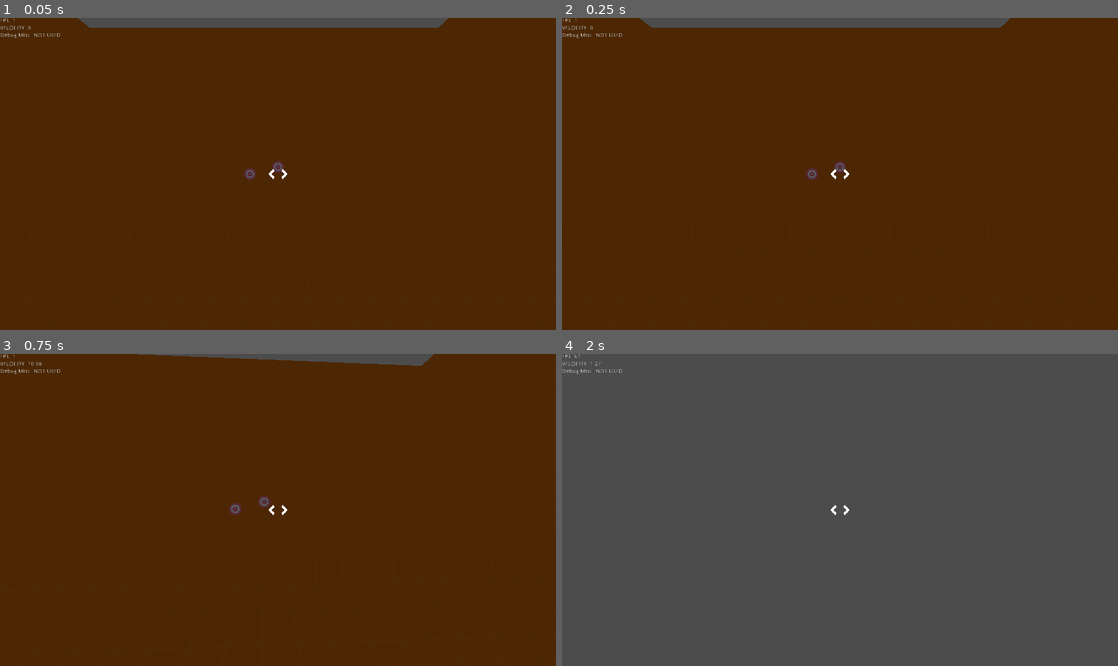
Above: before the commit, frames 1-4 (two rows, left to right).
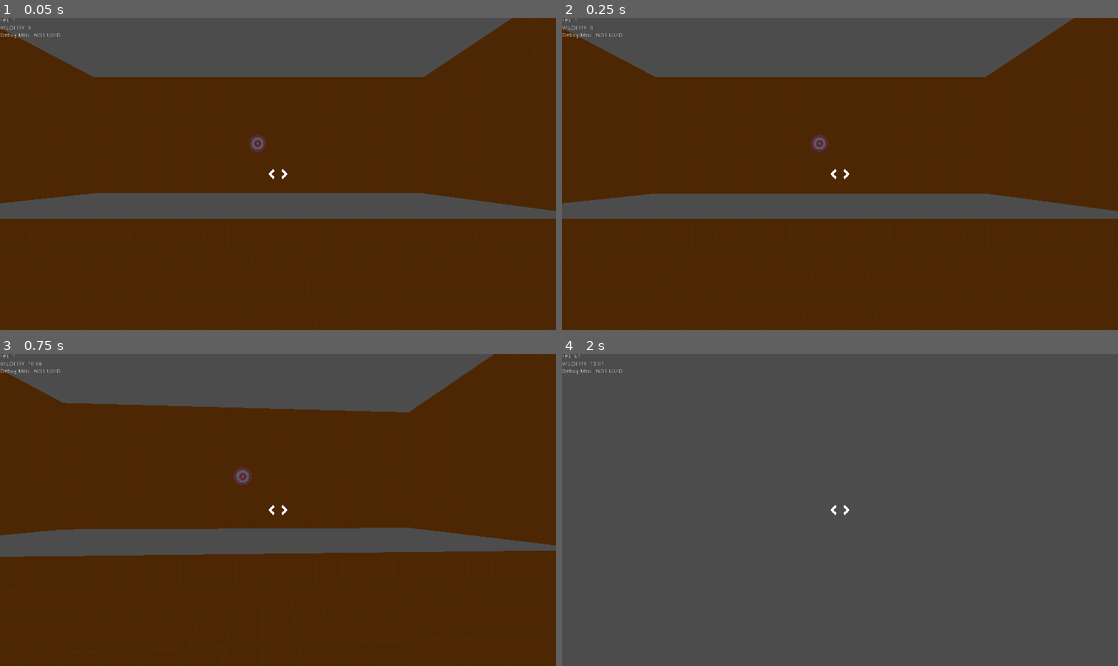
Above: after the commit, the same moments.

Repository: tengkuizdihar/competitive-fps
Game: Godot game, scene res://TestLevel.tscn
Two runs of this game, one before a commit and one after it. Both use one fixed random seed, a clock stepped at 60 frames per second and the inputs below.
Inputs (mouse positions are in pixels of both pictures, inside the frame that each line leads up to):
- Up to frame 1 (0.05 s): no input
- Up to frame 2 (0.25 s): no input
- Up to frame 3 (0.75 s): move the mouse to (305, 510) at 0.52 s; hold W (player_forward) from 0.53 s (still down); hold Ctrl (player_crouch) from 0.53 s (still down)
- Up to frame 4 (2 s): keep holding W (player_forward); tap Space (player_jump) at 0.77, 1.52 s; move the mouse to (812, 510) at 1.27 s; release Ctrl (player_crouch) at 1.28 s; click (812, 510) at 1.35 s

The runs differ from the first frame. In frame 1, 20% of the frame differs, in the area x 0-100%, y 0-65%; in frame 2, 20%; in frame 3, 20%; in frame 4, less than 0.1%.

Commit message:
change the map a bit with shooting gallery now

Diff:
--- a/compegodot/TestLevel.tscn
+++ b/compegodot/TestLevel.tscn
@@ -1,10 +1,10 @@
-[gd_scene load_steps=13 format=2]
+[gd_scene load_steps=14 format=2]
 
 [ext_resource path="res://Player.tscn" type="PackedScene" id=1]
 [ext_resource path="res://materials/LevelTestingMaterial.tres" type="Material" id=2]
 [ext_resource path="res://materials/LevelTestingMaterial2.tres" type="Material" id=3]
 [ext_resource path="res://materials/ObjectTestMaterial.tres" type="CubeMesh" id=4]
-[ext_resource path="res://world_item/ShootingTarget.tscn" type="PackedScene" id=5]
+[ext_resource path="res://world_item/RandomShootingGallery.tscn" type="PackedScene" id=6]
 
 [sub_resource type="PhysicsMaterial" id=1]
 rough = true
@@ -56,6 +56,9 @@
 [sub_resource type="CubeMesh" id=7]
 size = Vector3( 10, 2, 12 )
 
+[sub_resource type="BoxShape" id=8]
+extents = Vector3( 0.001, 4, 15 )
+
 [node name="TestLevel" type="Spatial"]
 
 [node name="CSGLevel" type="CSGCombiner" parent="."]
@@ -109,37 +112,48 @@
 depth = 5.0
 
 [node name="CSGBox2" type="CSGBox" parent="CSGLevel"]
-transform = Transform( 1, 0, 0, 0, 1, 0, 0, 0, 1, 33, 2.5, -1 )
+transform = Transform( 1, 0, 0, 0, 1, 0, 0, 0, 1, 42, 2.5, -13 )
 height = 4.0
 
+[node name="CSGBox5" type="CSGBox" parent="CSGLevel"]
+transform = Transform( 1, 0, 0, 0, 1, 0, 0, 0, 1, 47, 2.5, -13 )
+height = 4.0
+
+[node name="CSGBox6" type="CSGBox" parent="CSGLevel"]
+transform = Transform( 1, 0, 0, 0, 1, 0, 0, 0, 1, 52, 2.5, -13 )
+height = 4.0
+
 [node name="CrouchBridge" type="CSGBox" parent="CSGLevel"]
-transform = Transform( 1, 0, 0, 0, -4.37114e-08, 1, 0, -1, -4.37114e-08, 33, 5.4, 7.5 )
+transform = Transform( -4.37114e-08, -1, -4.37114e-08, 0, -4.37114e-08, 1, -1, 4.37114e-08, 1.91069e-15, 33, 5.4, -10.5 )
 width = 16.0
 height = 9.0
 depth = 1.0
-
-[node name="Pillar" type="CSGBox" parent="CSGLevel"]
-transform = Transform( 1, 0, 0, 0, 1, 0, 0, 0, 1, 33, 3, 4 )
+__meta__ = {
+"_edit_group_": true
+}
+
+[node name="Pillar" type="CSGBox" parent="CSGLevel/CrouchBridge"]
+transform = Transform( 1, 0, 0, 0, -4.37114e-08, -1, 0, 1, -4.37114e-08, 0, 3.5, -2.4 )
 width = 16.0
 height = 5.0
 
-[node name="Pillar2" type="CSGBox" parent="CSGLevel"]
-transform = Transform( 1, 0, 0, 0, 1, 0, 0, 0, 1, 33, 3, 11 )
+[node name="Pillar2" type="CSGBox" parent="CSGLevel/CrouchBridge"]
+transform = Transform( 1, 0, 0, 0, -4.37114e-08, -1, 0, 1, -4.37114e-08, 0, -3.5, -2.4 )
 width = 16.0
 height = 5.0
 
 [node name="CSGBox3" type="CSGBox" parent="CSGLevel"]
-transform = Transform( 1, 0, 0, 0, 1, 0, 0, 0, 1, 17, 14, 42 )
-width = 52.0
-height = 24.0
-depth = 24.0
+transform = Transform( 1, 0, 0, 0, 1, 0, 0, 0, 1, 17, 9, 38 )
+width = 36.0
+height = 12.0
+depth = 14.0
 
 [node name="CSGBox4" type="CSGBox" parent="CSGLevel"]
-transform = Transform( 1, 0, 0, 0, 1, 0, 0, 0, 1, 17, 16, 41 )
+transform = Transform( 1, 0, 0, 0, 1, 0, 0, 0, 1, 17, 10, 36 )
 operation = 2
-width = 50.0
-height = 26.0
-depth = 24.0
+width = 34.0
+height = 14.0
+depth = 16.0
 
 [node name="CSGPolygon7" type="CSGPolygon" parent="CSGLevel"]
 transform = Transform( -4.37114e-08, 0, -1, 0, 1, 0, 1, 0, -4.37114e-08, -8, 1, 29 )
@@ -182,6 +196,7 @@
 
 [node name="Player" parent="." instance=ExtResource( 1 )]
 transform = Transform( -1, 0, -8.74228e-08, 0, 1, 0, 8.74228e-08, 0, -1, 15, 3.5044, 21 )
+AIR_ACCELERATION = 60.0
 
 [node name="DirectionalLight" type="DirectionalLight" parent="."]
 transform = Transform( -0.0978802, -0.995025, 0.0185669, -0.925732, 0.0978801, 0.365294, -0.365294, 0.0185671, -0.930707, 0, 16, 0 )
@@ -207,8 +222,9 @@
 mesh = SubResource( 7 )
 material/0 = null
 
-[node name="ShootingTarget" parent="." instance=ExtResource( 5 )]
-transform = Transform( -4.37114e-08, 0, 1, 0, 1, 0, -1, 0, -4.37114e-08, 19, 5, 53 )
-
-[node name="ShootingTarget2" parent="." instance=ExtResource( 5 )]
-transform = Transform( -4.37114e-08, 0, 1, 0, 1, 0, -1, 0, -4.37114e-08, 15, 6, 53 )
+[node name="RandomShootingGallery" parent="." instance=ExtResource( 6 )]
+transform = Transform( -4.37114e-08, 0, 1, 0, 1, 0, -1, 0, -4.37114e-08, 17, 10, 43 )
+
+[node name="CollisionShape" type="CollisionShape" parent="RandomShootingGallery"]
+transform = Transform( 1, 0, 0, 0, 1, 0, 0, 0, 1, 0, -2, 0 )
+shape = SubResource( 8 )
--- a/compegodot/world_item/RandomShootingGallery.gd
+++ b/compegodot/world_item/RandomShootingGallery.gd
@@ -1,5 +1,5 @@
 tool
-extends Spatial
+extends Area
 
 # Target that's going to be randomly spawned in the level
 export (PackedScene) var target_scene
@@ -19,10 +19,30 @@
 				collision_area = i
 				break
 
+	spawn_target(collision_area.global_transform.origin)
+
+
+func spawn_target(target_origin: Vector3 = Vector3.INF) -> void:
+	var new_target = target_scene.instance() as Node
+	add_child(new_target)
+
+	if target_origin == Vector3.INF:
+		new_target.global_transform.origin = get_random_points_inside_area()
+	else:
+		new_target.global_transform.origin = target_origin
+
+	var interface = Util.get_interface(new_target, IHealth) as IHealth
+	interface.connect("dead", self, "_on_Target_dead")
+
+
 func get_random_points_inside_area() -> Vector3:
 	var shape = collision_area.shape as BoxShape
-	# TODO get random point inside of the box transformed by collision area transform
-	return Vector3()
+	var extents = shape.extents
+	var collision_area_glob_trans = collision_area.global_transform
+	var random_in_box = Vector3(rand_range(-extents.x, extents.x), rand_range(-extents.y, extents.y), rand_range(-extents.z, extents.z))
 
-# TODO in ready, spawn and connect the dead signal in targets
-# TODO set the spawn position to get_random_points_inside_area()
+	return collision_area_glob_trans.xform(random_in_box)
+
+func _on_Target_dead() -> void:
+	# spawn one more
+	spawn_target()
--- a/compegodot/world_item/RandomShootingGallery.tscn
+++ b/compegodot/world_item/RandomShootingGallery.tscn
@@ -3,6 +3,10 @@
 [ext_resource path="res://world_item/RandomShootingGallery.gd" type="Script" id=1]
 [ext_resource path="res://world_item/ShootingTarget.tscn" type="PackedScene" id=2]
 
-[node name="RandomShootingGallery" type="Spatial"]
+[node name="RandomShootingGallery" type="Area"]
+monitoring = false
+monitorable = false
+collision_layer = 0
+collision_mask = 0
 script = ExtResource( 1 )
 target_scene = ExtResource( 2 )
